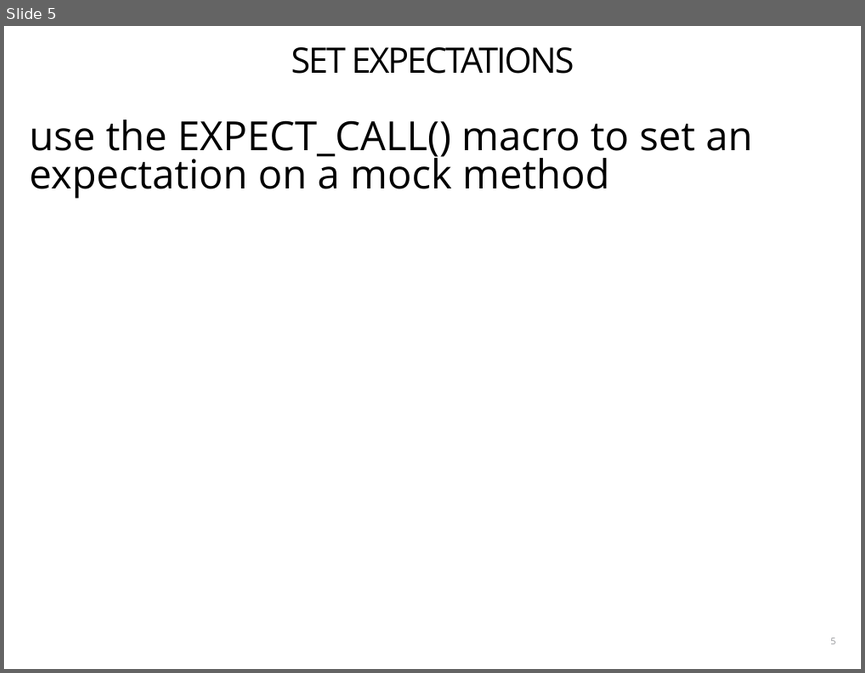
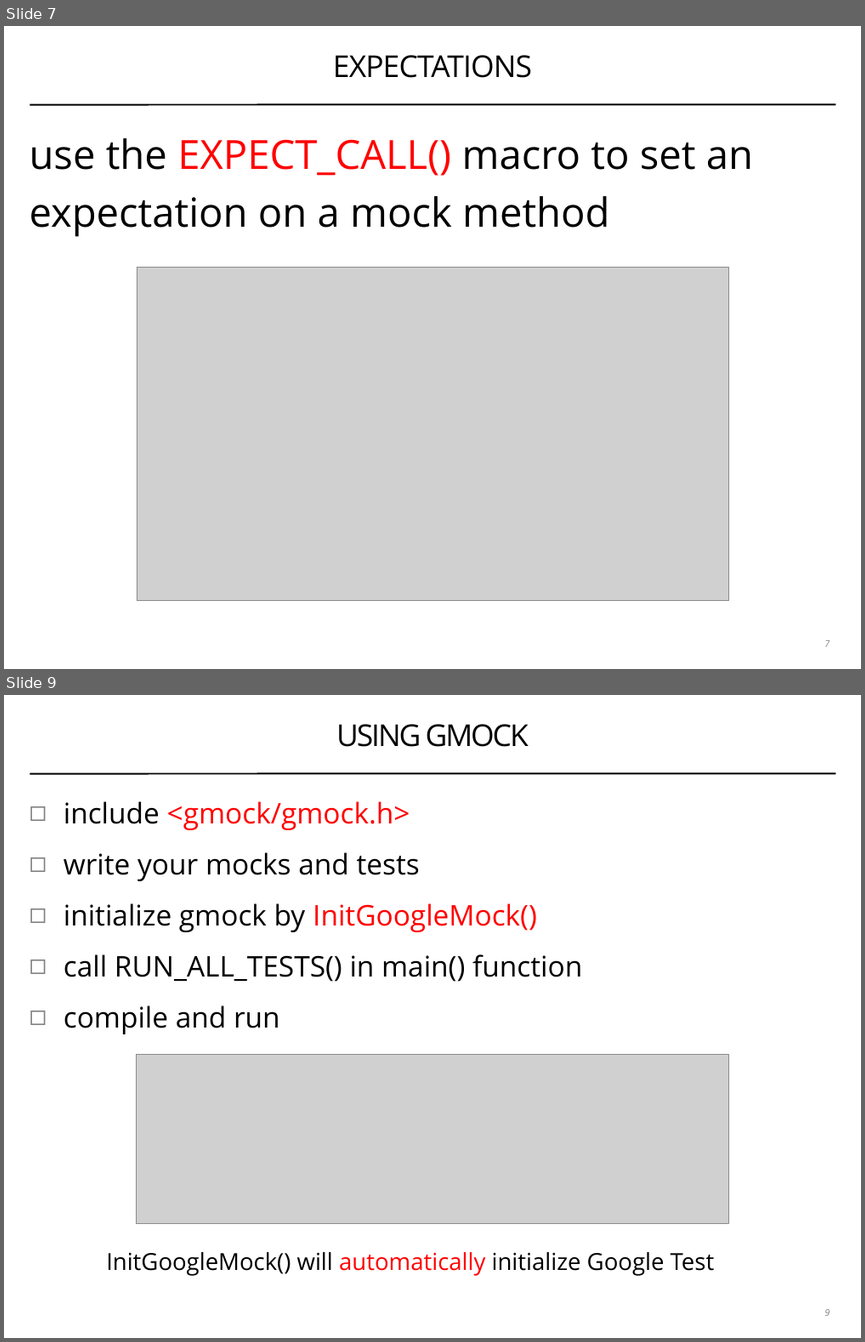
Before and after one commit to coney/cpp-unit-testing, a slide deck: .slides/02-stubs-and-mocks.pptx. Shown one above the other, each under a label of ours: slide 5 before the commit, slides 7 and 9 after it; the slides between them are not shown. The pictures are 865x673 and 865x1342 pixels, drawn with LibreOffice and Linux fonts; fonts in the diff are those of the drawing; grey boxes stand for pictures. Boxes give left, top, right and bottom in pixels: in the first picture for what was removed or moved away, otherwise in the second. Text is boxed around its words. In the diff, an @@ line names an element or a change of style, - is before the commit and + after.

```diff
--- a/.slides/02-stubs-and-mocks.pptx
+++ b/.slides/02-stubs-and-mocks.pptx
@@ slide 9 added at (4, 695, 861, 1338), background #FFFFFF; not listed: 1 template element that a slide beside it also shows @@
@@ title added at (336, 724, 528, 747), 36 pt, text #000000 @@
+USING GMOCK
@@ text added at (64, 801, 582, 1034), 34 pt, text #000000 @@
+◻ include <gmock/gmock.h>
+◻ write your mocks and tests
+◻ initialize gmock by InitGoogleMock()
+◻ call RUN_ALL_TESTS() in main() function
+◻ compile and run
@@ picture added at (136, 1054, 729, 1223) @@
@@ text added at (106, 1252, 715, 1276), 28 pt, text #000000 @@
+InitGoogleMock() will automatically initialize Google Test
@@ page number added at (824, 1309, 829, 1315), 11 pt, text #808184, italic @@
+9
@@ what was slide 5 is now slide 7 @@
@@ slide 7 changed as well @@
@@ title at (333, 55, 532, 78): text changed; size 42 to 36 pt @@
-SET EXPECTATIONS
+EXPECTATIONS
@@ text "use the EXPECT_CALL() macro to ..." at (30, 138, 753, 237): text colour #000000 to #FF0000 in "EXPECT_CALL()"; indent changed; line spacing 0.8 to 1.2 @@
@@ line added from (30, 105) to (836, 104), #000000 2 pt @@
@@ picture added at (137, 267, 728, 601) @@
@@ page number at (824, 640, 829, 646): text changed; text colour #929396 to #808184; italic on @@
-5
+7
```
Also in this commit, not shown: 5 other slides changed, 10 other slides added, 4 slides removed.
